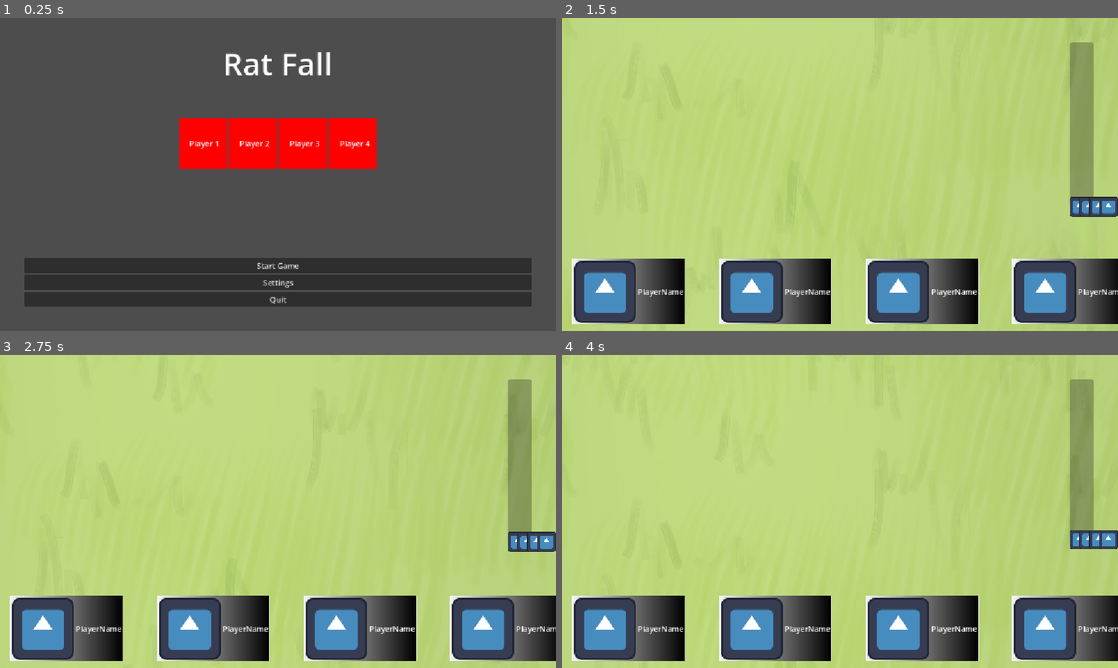
Above: before the commit, frames 1-4 (two rows, left to right).
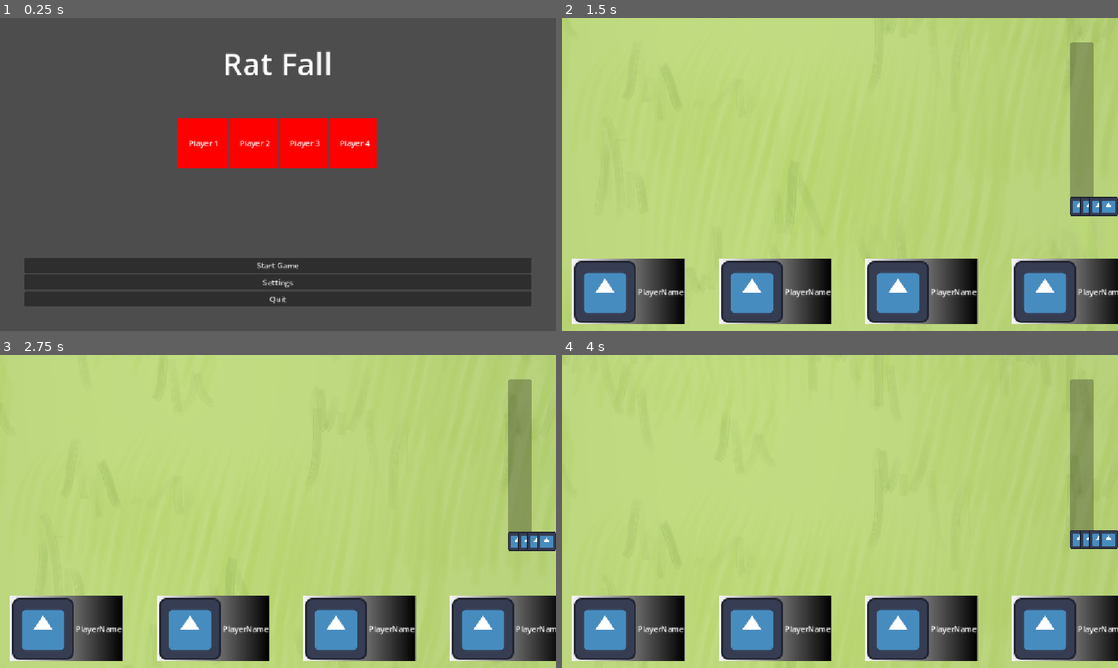
Above: after the commit, the same moments.

Repository: eebysheebstudio-hue/RatFall
Game: Godot game, scene res://Scenes/BootLevel.tscn
The game is run twice, just before and just after one commit, with the same random seed, the same clock (stepped at 60 frames per second) and the same inputs. The engine's default icon, where the game draws it, is replaced by a stand-in: a white triangle on a blue panel in a dark square.
Inputs:
- Up to frame 1 (0.25 s): no input
- Up to frame 2 (1.5 s): click "Start Game" at 0.5 s; tap Enter (p2_action) at 1.25 s; hold D (p1_right) from 1.28 s (still down); hold E (p1_action) from 1.28 s (still down)
- Up to frame 3 (2.75 s): release D (p1_right) at 2.03 s; release E (p1_action) at 2.03 s; hold Backspace (p1_back) from 2.03 s (still down); tap I (p1_test_boost) at 2.1 s
- Up to frame 4 (4 s): tap Space at 2.75 s; release Backspace (p1_back) at 2.78 s; hold D (p1_right) 2.78-3.53 s; hold U (p1_test_cannon) 2.78-3.53 s; hold W (p1_up) from 3.53 s (still down); tap O (p1_test_fall) at 3.6 s

The runs differ from the first frame. In frame 1, 0.7% of the frame differs, in the area x 32-68%, y 10-92%; in frame 2, 0.7%; in frame 3, 0.7%, in the area x 2-100%, y 56-98%; in frame 4, 0.7%.

Commit message:
Commitment

Diff:
--- a/Scenes/Hill.tscn
+++ b/Scenes/Hill.tscn
@@ -4,13 +4,8 @@
 [ext_resource type="PackedScene" uid="uid://cpv7c16wg1g6m" path="res://Scenes/UI/HillProgressBar.tscn" id="2_kgtut"]
 [ext_resource type="Texture2D" uid="uid://dgh8iah2lf4u8" path="res://Assets/Visual/Grass.jpg" id="2_q62r0"]
 [ext_resource type="PackedScene" uid="uid://slfed6uk1a0u" path="res://Scenes/Camera.tscn" id="3_8xj3v"]
-[ext_resource type="PackedScene" uid="uid://cfj78hi586ra6" path="res://Scenes/Obstacles/Tree1.tscn" id="4_vsmbq"]
 [ext_resource type="PackedScene" uid="uid://lo3enc16f3xs" path="res://Scenes/UI/HillHud.tscn" id="6_q62r0"]
-[ext_resource type="PackedScene" uid="uid://0pa1jnqn3cr2" path="res://Scenes/Obstacles/Tree5.tscn" id="7_ph0nm"]
 [ext_resource type="PackedScene" uid="uid://ntjoko872gi3" path="res://Scenes/UI/PlayerHud.tscn" id="7_vsmbq"]
-[ext_resource type="PackedScene" uid="uid://bljn03dqf3shs" path="res://Scenes/Obstacles/Tree4.tscn" id="8_jvis0"]
-[ext_resource type="PackedScene" uid="uid://e7bnyjcr413k" path="res://Scenes/Obstacles/Tree2.tscn" id="10_6ubn2"]
-[ext_resource type="PackedScene" uid="uid://b0kayinne7apr" path="res://Scenes/Obstacles/Tree3.tscn" id="11_lfn00"]
 
 [sub_resource type="WorldBoundaryShape2D" id="WorldBoundaryShape2D_g4v7s"]
 
@@ -104,19 +99,4 @@
 
 [node name="Players" type="Node2D" parent="." unique_id=465932949]
 
-[node name="Tree4" parent="." unique_id=1036122245 instance=ExtResource("7_ph0nm")]
-position = Vector2(-30, -169)
-
-[node name="Tree5" parent="." unique_id=119325681 instance=ExtResource("8_jvis0")]
-position = Vector2(345, -158)
-
-[node name="Tree1" parent="." unique_id=61664210 instance=ExtResource("4_vsmbq")]
-position = Vector2(-330, -160)
-
-[node name="Tree2" parent="." unique_id=1866618331 instance=ExtResource("10_6ubn2")]
-position = Vector2(720, -158)
-
-[node name="Tree3" parent="." unique_id=941826622 instance=ExtResource("11_lfn00")]
-position = Vector2(517, 166)
-
 [connection signal="body_entered" from="MovementNode/KillBox" to="." method="_on_kill_box_body_entered"]
--- a/Scenes/Player/Player.tscn
+++ b/Scenes/Player/Player.tscn
@@ -7,20 +7,37 @@
 [sub_resource type="RectangleShape2D" id="RectangleShape2D_g4v7s"]
 size = Vector2(64, 60)
 
+[sub_resource type="SpriteFrames" id="SpriteFrames_2cfhw"]
+animations = [{
+"frames": [{
+"duration": 1.0,
+"texture": ExtResource("2_h54ih")
+}, {
+"duration": 1.0,
+"texture": ExtResource("3_ude3g")
+}],
+"loop": 1,
+"name": &"default",
+"speed": 5.0
+}]
+
 [node name="Player" type="CharacterBody2D" unique_id=1673534464]
 script = ExtResource("1_s0eop")
 
 [node name="CollisionShape2D" type="CollisionShape2D" parent="." unique_id=685134941]
 shape = SubResource("RectangleShape2D_g4v7s")
 
-[node name="MovingSprite" type="Sprite2D" parent="." unique_id=508346027]
-position = Vector2(0, 0.9999962)
-scale = Vector2(0.016937498, 0.016937498)
-texture = ExtResource("2_h54ih")
-
 [node name="StationarySprite" type="Sprite2D" parent="." unique_id=2014126337]
+visible = false
 position = Vector2(-7.6293945e-06, -1.1920929e-07)
 scale = Vector2(0.017, 0.017)
 texture = ExtResource("3_ude3g")
 
+[node name="AnimatedSprite2D" type="AnimatedSprite2D" parent="." unique_id=1968134422]
+z_index = -1
+scale = Vector2(0.017285716, 0.017285716)
+sprite_frames = SubResource("SpriteFrames_2cfhw")
+frame = 1
+frame_progress = 0.5754303
+
 [node name="Sound" type="AudioStreamPlayer2D" parent="." unique_id=700550350]
--- a/Scenes/Player/player.gd
+++ b/Scenes/Player/player.gd
@@ -10,9 +10,6 @@
 var leap_speed = 0
 var leap_threshold = 1
 var leap_delta = 5
-var animation_threshold = 0.2
-var animation_delta = 1
-var animation_time = 0
 
 
 var verticalClimbingSpeed: float = 1.0
@@ -35,17 +32,25 @@
 
 var power_up = ""
 
+func _ready() -> void:
+	$AnimatedSprite2D.play()
 
 func _physics_process(delta: float) -> void:
+	# TODO Fix animations to alternate between moving and landing rat
+	#print("Frame is: ", $AnimatedSprite2D.frame)
 	if leap_speed > leap_threshold:
 		leap_speed = 0
+		#$AnimatedSprite2D.set_frame_and_progress(1, 0)
+	else:
+		leap_speed = leap_speed + leap_delta * delta
+		if velocity.x != 0.0 || velocity.y != 0.0:
+			pass
+	#print("state=", current_state, "  vel=", velocity, "  pos=", position)
+
+	if velocity.x == 0.0 && velocity.y == 0.0:
 		$StationarySprite.visible = true
 	else:
-		leap_speed = leap_speed + leap_delta * delta
-		animation_time = animation_time + animation_delta * delta
-		if animation_threshold > animation_time:
-			$StationarySprite.visible = false
-	#print("state=", current_state, "  vel=", velocity, "  pos=", position)
+		$StationarySprite.visible = false
 	# Speed boost
 	if speedBoostTimer > 0.0:
 		speedBoostTimer -= delta
@@ -100,6 +105,7 @@
 			velocity.y = vdir * SPEED * verticalSpeedMultiplier * leap_speed
 		else:
 			velocity.y = move_toward(velocity.y, 0, SPEED)
+
 
 	move_and_slide()
 
--- a/project.godot
+++ b/project.godot
@@ -216,3 +216,5 @@
 [rendering]
 
 rendering_device/driver.windows="d3d12"
+2d/snap/snap_2d_transforms_to_pixel=true
+2d/snap/snap_2d_vertices_to_pixel=true
